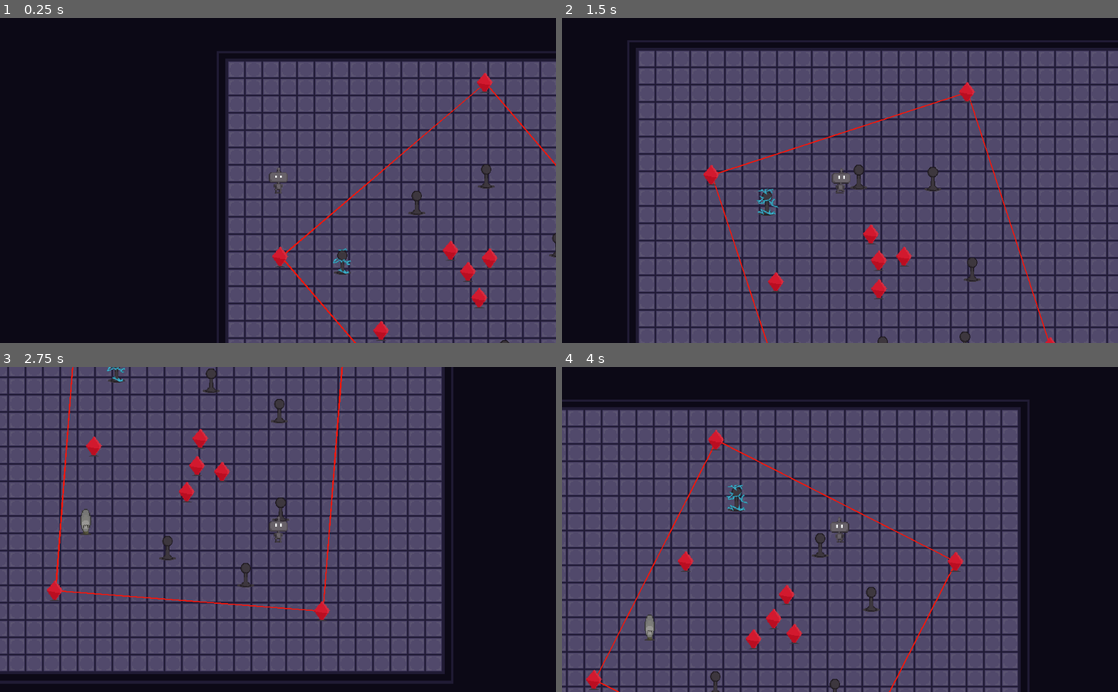
Above: before the commit, frames 1-4 (two rows, left to right).
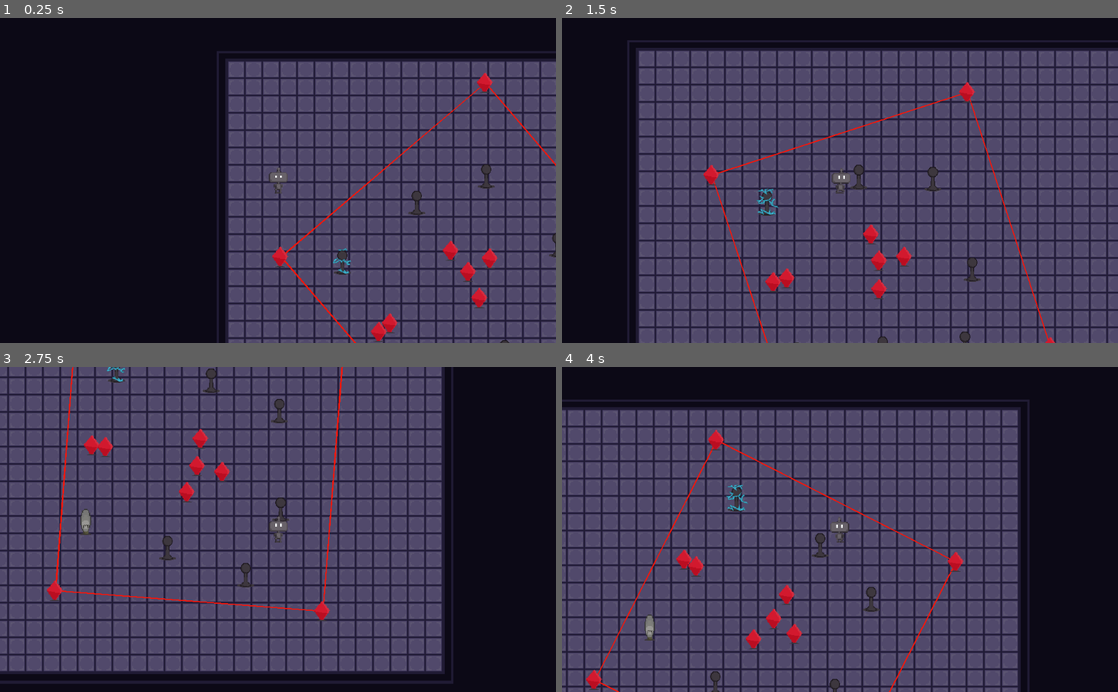
Above: after the commit, the same moments.

Repository: agusmao/connection
Game: Godot game, scene res://Levels/Level8.tscn
The game is run twice, just before and just after one commit, with the same random seed, the same clock (stepped at 60 frames per second) and the same inputs. This scene is started directly instead of the project's main scene.
Inputs:
- Up to frame 1 (0.25 s): no input
- Up to frame 2 (1.5 s): hold Right (ui_right) 0.53-1.28 s; hold Down (ui_down) from 1.28 s (still down)
- Up to frame 3 (2.75 s): release Down (ui_down) at 2.03 s; hold Right (ui_right) from 2.03 s (still down)
- Up to frame 4 (4 s): release Right (ui_right) at 2.78 s; hold Up (ui_up) 2.78-3.53 s; hold Left (ui_left) from 3.53 s (still down)

The runs differ from the first frame. In frame 1, 0.2% of the frame differs, in the area x 66-72%, y 90-100%; in frame 2, 0.2%, in the area x 36-42%, y 76-85%; in frame 3, 0.1%; in frame 4, 0.1%.

Commit message:
adjust levels

Diff:
--- a/Levels/Level8.gd
+++ b/Levels/Level8.gd
@@ -10,7 +10,6 @@
 func _ready():
 	pass # Replace with function body.
 
-
 func _process(delta):
 	var rotation = $YSort/Nodes.rotation_degrees
 	var diff
--- a/Levels/Level8.tscn
+++ b/Levels/Level8.tscn
@@ -39,6 +39,7 @@
 
 [node name="LevelTemplate" instance=ExtResource( 1 )]
 script = ExtResource( 6 )
+nextLevel = "Level9.tscn"
 
 [node name="TileMap" parent="." index="0"]
 position = Vector2( 0, -70 )
@@ -89,22 +90,27 @@
 connected_to = 1
 
 [node name="Blocker" parent="YSort/Blockers" index="4" instance=ExtResource( 2 )]
-position = Vector2( -154.042, 121.84 )
+position = Vector2( -158.61, 124.124 )
 id = -1
 
-[node name="Blocker5" parent="YSort/Blockers" index="5" instance=ExtResource( 2 )]
+[node name="Blocker9" parent="YSort/Blockers" index="5" instance=ExtResource( 2 )]
+position = Vector2( -139.576, 106.613 )
+id = 9
+connected_to = -2
+
+[node name="Blocker5" parent="YSort/Blockers" index="6" instance=ExtResource( 2 )]
 position = Vector2( -3.30931, 0.560837 )
 id = -1
 
-[node name="Blocker6" parent="YSort/Blockers" index="6" instance=ExtResource( 2 )]
+[node name="Blocker6" parent="YSort/Blockers" index="7" instance=ExtResource( 2 )]
 position = Vector2( -37.9604, -35.8228 )
 id = -1
 
-[node name="Blocker7" parent="YSort/Blockers" index="7" instance=ExtResource( 2 )]
+[node name="Blocker7" parent="YSort/Blockers" index="8" instance=ExtResource( 2 )]
 position = Vector2( 34.8069, -27.16 )
 id = -1
 
-[node name="Blocker8" parent="YSort/Blockers" index="8" instance=ExtResource( 2 )]
+[node name="Blocker8" parent="YSort/Blockers" index="9" instance=ExtResource( 2 )]
 position = Vector2( 20.9465, 47.3399 )
 id = -1
 
--- a/Levels/Level9.tscn
+++ b/Levels/Level9.tscn
@@ -38,6 +38,7 @@
 
 [node name="LevelTemplate" instance=ExtResource( 1 )]
 script = ExtResource( 5 )
+nextLevel = "ThanksForPlaying.tscn"
 
 [node name="TileMap" parent="." index="0"]
 tile_data = PoolIntArray( -393224, 3, 0, -393223, 4, 0, -393222, 4, 0, -393221, 4, 0, -393220, 4, 0, -393219, 4, 0, -39 …(3044 unchanged characters)…
--- a/Levels/ThanksForPlaying.tscn
+++ b/Levels/ThanksForPlaying.tscn
@@ -60,6 +60,6 @@
 position = Vector2( 152.741, 358.856 )
 scale = Vector2( 6.21726, 5.38912 )
 frames = SubResource( 6 )
-frame = 3
+frame = 4
 playing = true
 [connection signal="pressed" from="Button" to="." method="_on_Button_pressed"]
